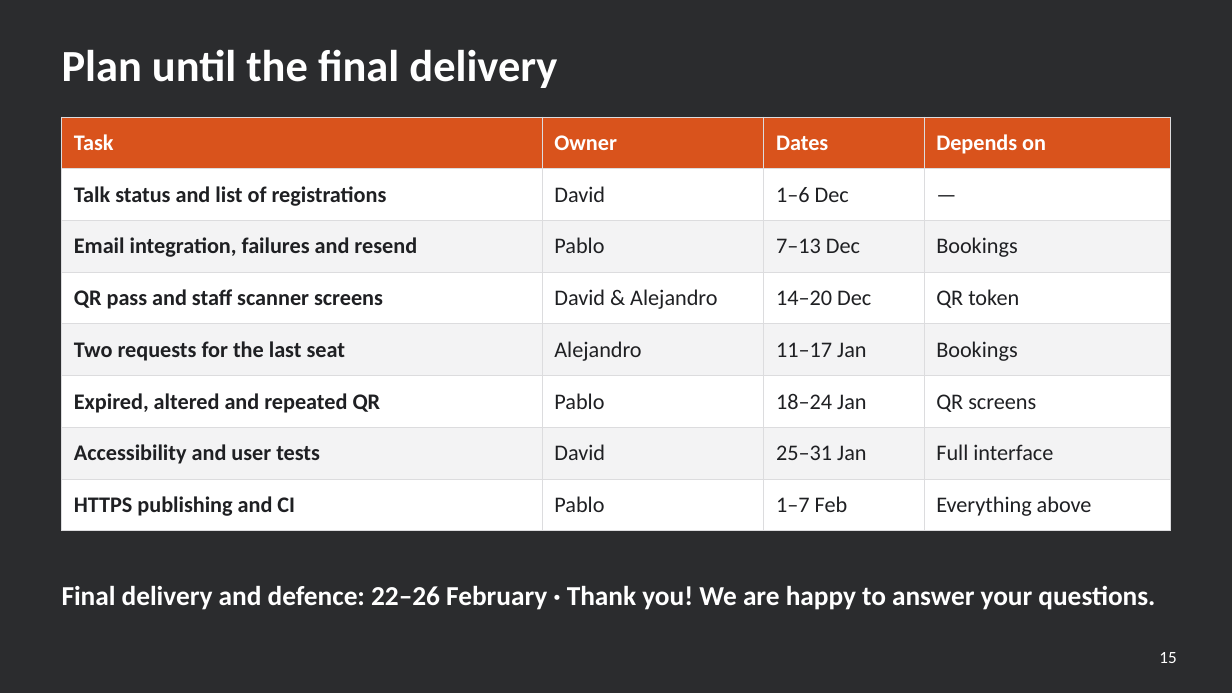
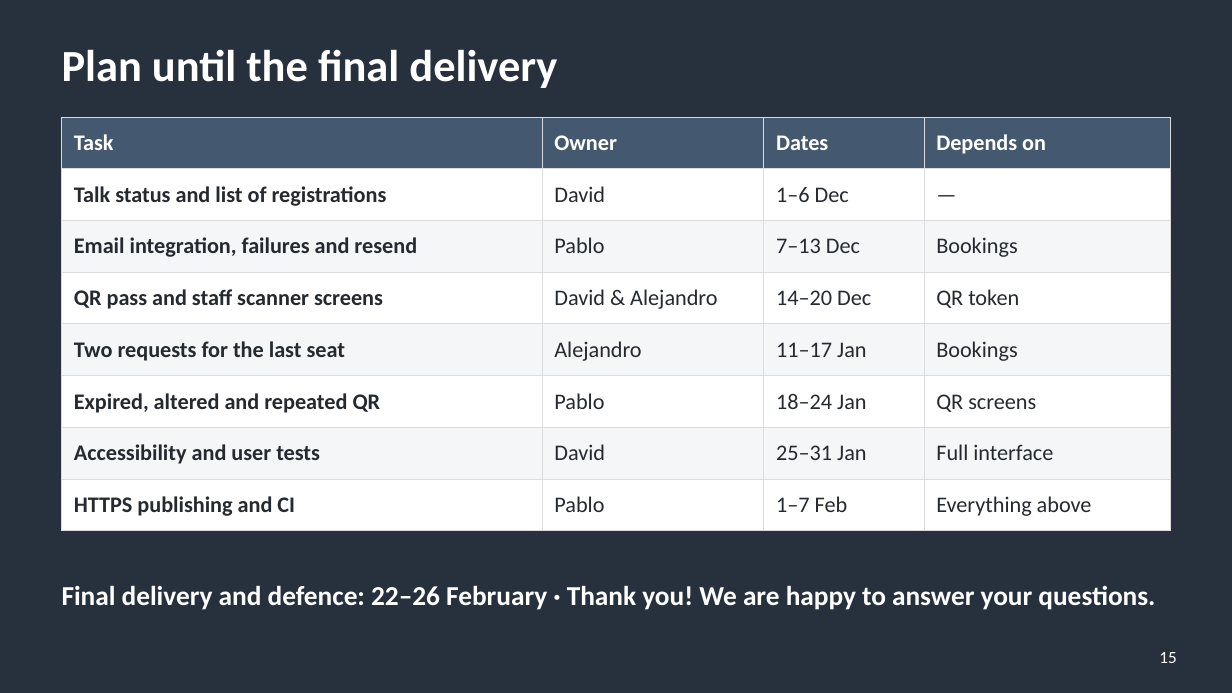
Before and after one commit to pablopedron/SABITECH, a slide deck: slide 15 of documents/Presentacion/07_2_DAW_Intermodular_1Evaluacion_SABITECH_WEB_Presentacion.pptx. Drawn at 1232x693 pixels with LibreOffice and Linux fonts; fonts in the diff are those of the drawing; background and template pictures are left out. Boxes give left, top, right and bottom in pixels: in the first picture for what was removed or moved away, otherwise in the second. Text is boxed around its words. In the diff, an @@ line names an element or a change of style, - is before the commit and + after.

```diff
--- a/documents/Presentacion/07_2_DAW_Intermodular_1Evaluacion_SABITECH_WEB_Presentacion.pptx
+++ b/documents/Presentacion/07_2_DAW_Intermodular_1Evaluacion_SABITECH_WEB_Presentacion.pptx
@@ background #2B2C2E to #27313D @@
@@ table at bbox=[62, 117, 1170, 520] @@
@@ fill #D9531C to #44596F in row 1 @@
@@ fill #F3F3F4 to #F4F6F8 in 12 cells @@
@@ text colour #1F2023 to #252A31 @@
```
Also in this commit, not shown: 14 other slides changed.
